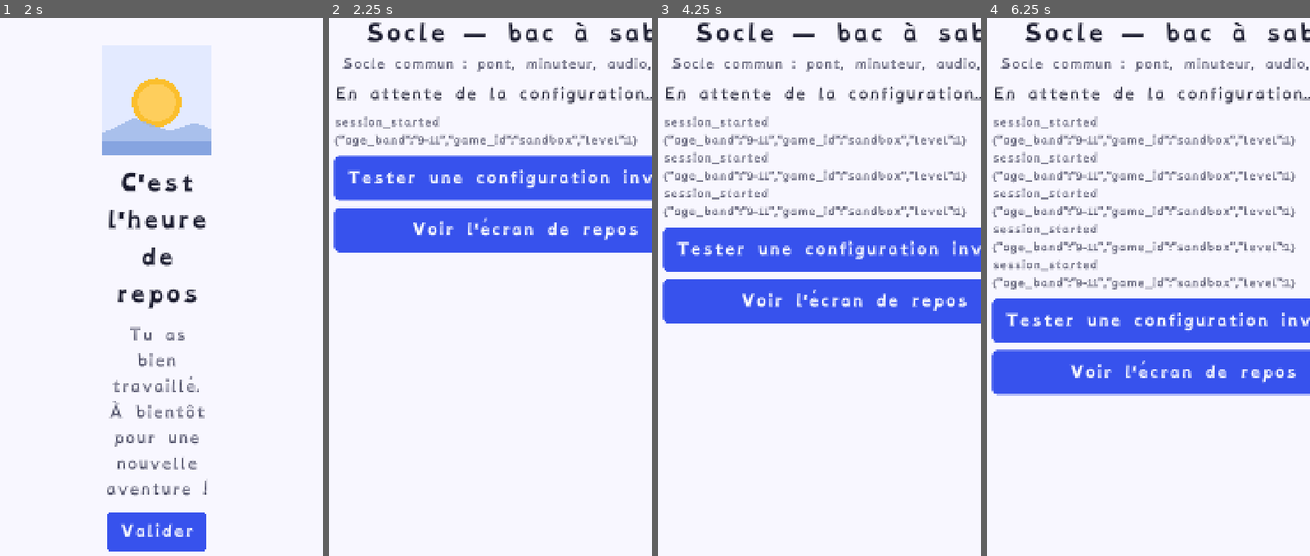
Above: before the commit, frames 1-4 (left to right).
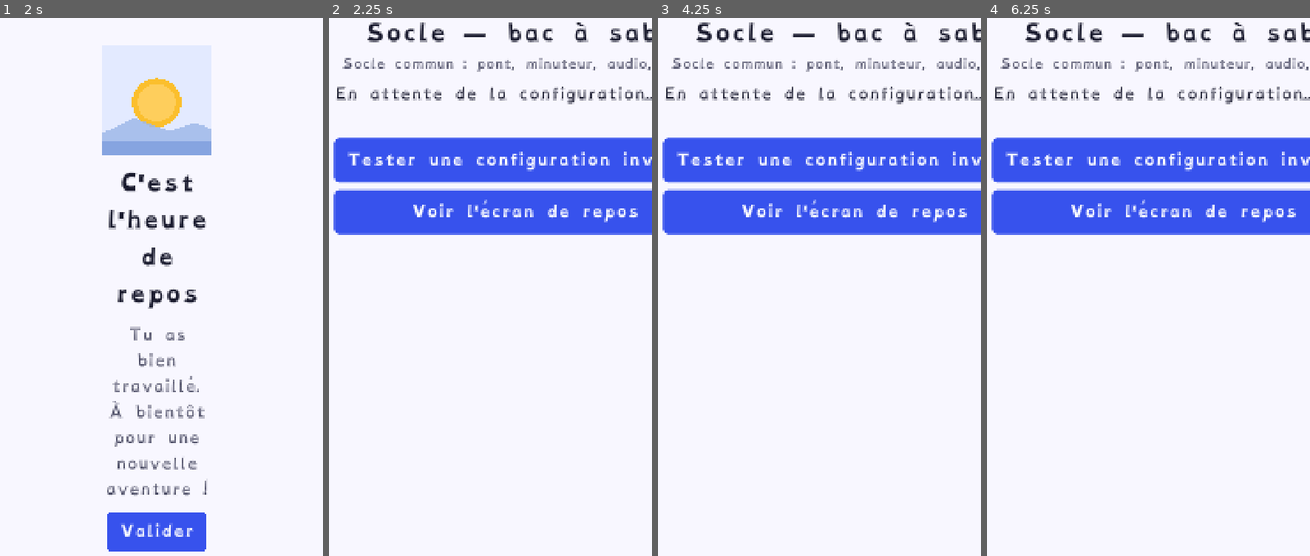
Above: after the commit, the same moments.

Repository: Dyscoach/dyscoach_games
Game: Godot game, scene res://main/main.tscn
Same seed, same stepped clock (60 frames per second), same inputs: the game is played once before the commit and once after it.
Inputs (mouse positions are in pixels of both pictures, inside the frame that each line leads up to):
- Up to frame 1 (2 s): click "Voir l'écran de repos" at 0.5 s; tap Enter at 1.25 s; move the mouse to (229, 270) at 1.27 s; hold D from 1.28 s (still down); click (229, 270) at 1.42 s
- Up to frame 2 (2.25 s): release D at 2 s; drag from (419, 330) to (467, 416) at 2.02 s
- Up to frame 3 (4.25 s): click "Voir l'écran de repos" at 2.75 s; move the mouse to (848, 168) at 3.52 s; hold D from 3.53 s (still down)
- Up to frame 4 (6.25 s): release D at 4.25 s; drag from (1125, 416) to (1045, 211) at 4.27 s; click "Voir l'écran de repos" at 5 s; move the mouse to (1242, 389) at 5.77 s

Frame 1 is identical in both runs. In frame 2, 14% of the frame differs, in the area x 1-100%, y 18-44%; in frame 3, 31%; in frame 4, 35%, in the area x 1-100%, y 18-71%.

Commit message:
Brancher DefValidator dans main.gd : refus calme de toute config portant un champ de corrigé
Défense en profondeur du contrat DEF (v1.2.0) : la plateforme retire
answer_key avant envoi, et le moteur vérifie à la réception qu'aucun
champ de corrigé (answer_key, expected_word…) n'a traversé le pont —
refus config_invalid + écran d'erreur calme. Prénoms scannés dans la
consigne uniquement (jade du lexique duo_mots reste légitime).
Portail vert.

Diff:
--- a/core/def_validator.gd
+++ b/core/def_validator.gd
@@ -30,9 +30,11 @@
 const FORBIDDEN_WORDS := ["faux", "rate", "perdu", "nul", "therapie", "soin", "reeducation"]
 
 ## Prénoms français courants (minuscules) — invariant no_personal_data :
-## un prénom dans une consigne ou un item est une fuite de données.
+## un prénom dans une consigne est une fuite de données. Scannés dans la
+## CONSIGNE uniquement (les items sont des contenus validés par le game_id :
+## « jade » du lexique duo_mots reste légitime dans une carte).
 const COMMON_FIRST_NAMES := [
-	"alice", "emma", "louise", "chloe", "leah", "manon", "ava", "jade2", "rose",
+	"alice", "emma", "louise", "chloe", "leah", "manon", "ava", "jade", "rose",
 	"lucie", "lina", "margaux", "paul", "gabriel", "louis", "raphael", "adam",
 	"theo", "antonin", "sacha", "jean", "pierre", "lucas", "hugo", "leo", "noah",
 	"anna", "clara", "marie", "julia", "camille", "lea", "sarah", "lola",
--- a/main/main.gd
+++ b/main/main.gd
@@ -64,6 +64,14 @@
 		_current_game.add_child(err)
 		Bridge.send_error("config_invalid", "; ".join(cfg.errors))
 		return
+	# Contrat DEF v1.2.0 — défense en profondeur : la config reçue est la
+	# projection publique d'un DEF ; AUCUN champ de corrigé (answer_key,
+	# expected_word…) ne doit traverser le pont. Refus calme sinon.
+	var def_check := DefValidator.new(payload)
+	if not def_check.validity:
+		_load_scene(FALLBACK_SCENE)
+		Bridge.send_error("config_invalid", "; ".join(def_check.errors))
+		return
 	var item_errors := cfg.validate_items(cfg.game_id)
 	if not item_errors.is_empty():
 		_load_scene(FALLBACK_SCENE)
